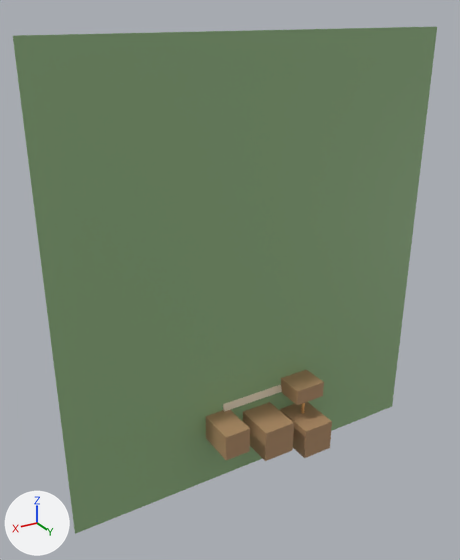
Renders of the glTF model final-specs/ground-floor.glb from each side of a commit.
Before and after are seen from a camera (50 mm lens) standing at (17.2, 21.2, 14.5) and looking at (2.7, -3.0, 2.4). The lights are fixed; the arrows at lower left show +X, +Y and +Z. The picture after the commit comes second. Where no turn or scale is listed for an object, it has been applied to the vertices.

In view in the first picture: 'bw_soak_pit', 'ground_plane', 'gw_soak_pit', 'septic_tank', 'ww_soak_pit' and 1 more.
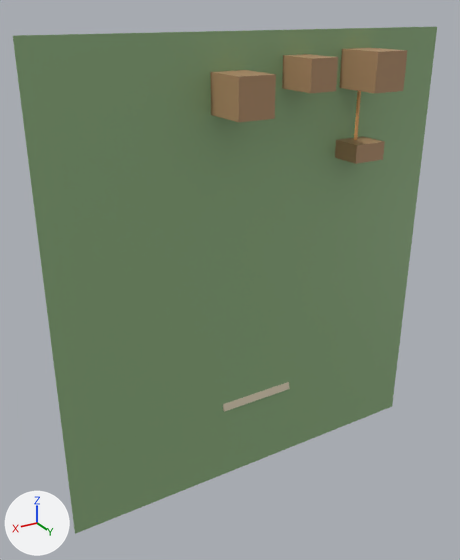
Commit message: Move septic and soak pits to finalized positions (behind building)

What the commit changed:
me_geometry_41 is used by ob_septic_tank; location (0.0, 0.0, 0.0).
me_geometry_41 had 8 vertices, 12 faces and spanned x 0.15..1.68, y 0.0..1.37, z -2.51..-1.75.
me_geometry_41 now has 8 vertices, 12 faces and spans x -2.29..-0.76, y 0.0..1.37, z 8.53..9.3.
me_geometry_41 part 1: the whole mesh is moved by (-2.44, 0.0, 11.05).
me_geometry_42 is used by ob_bw_soak_pit; location (0.0, 0.0, 0.0).
me_geometry_42 had 8 vertices, 12 faces and spanned x 0.15..1.68, y 0.0..2.13, z -5.03..-3.51.
me_geometry_42 now has 8 vertices, 12 faces and spans x -2.29..-0.76, y 0.0..2.13, z 11.43..12.95.
me_geometry_42 part 2: the whole mesh is moved by (-2.44, 0.0, 16.46).
me_geometry_43 is used by ob_gw_soak_pit; location (0.0, 0.0, 0.0).
me_geometry_43 had 8 vertices, 12 faces and spanned x 4.57..5.79, y 0.0..1.83, z -3.66..-2.44.
me_geometry_43 now has 8 vertices, 12 faces and spans x 0.91..2.13, y 0.0..1.83, z 11.58..12.8.
me_geometry_43 part 3: the whole mesh is moved by (-3.66, 0.0, 15.24).
me_geometry_44 is used by ob_ww_soak_pit; location (0.0, 0.0, 0.0).
me_geometry_44 had 8 vertices, 12 faces and spanned x 2.29..3.81, y 0.0..1.98, z -4.42..-2.9.
me_geometry_44 now has 8 vertices, 12 faces and spans x 3.81..5.33, y 0.0..1.98, z 10.82..12.34.
me_geometry_44 part 4: the whole mesh is moved by (1.52, 0.0, 15.24).

Changed parts and their boxes [x1, y1, x2, y2] in the pictures (460 x 560 px):
'ww_soak_pit', moved
    before: [243, 402, 294, 461]
    after: [211, 70, 276, 122]
'bw_soak_pit', moved
    before: [280, 402, 332, 458]
    after: [339, 48, 408, 93]
'gw_soak_pit', moved
    before: [206, 410, 250, 460]
    after: [282, 54, 338, 93]
'septic_tank', moved
    before: [281, 370, 324, 405]
    after: [335, 137, 385, 164]
